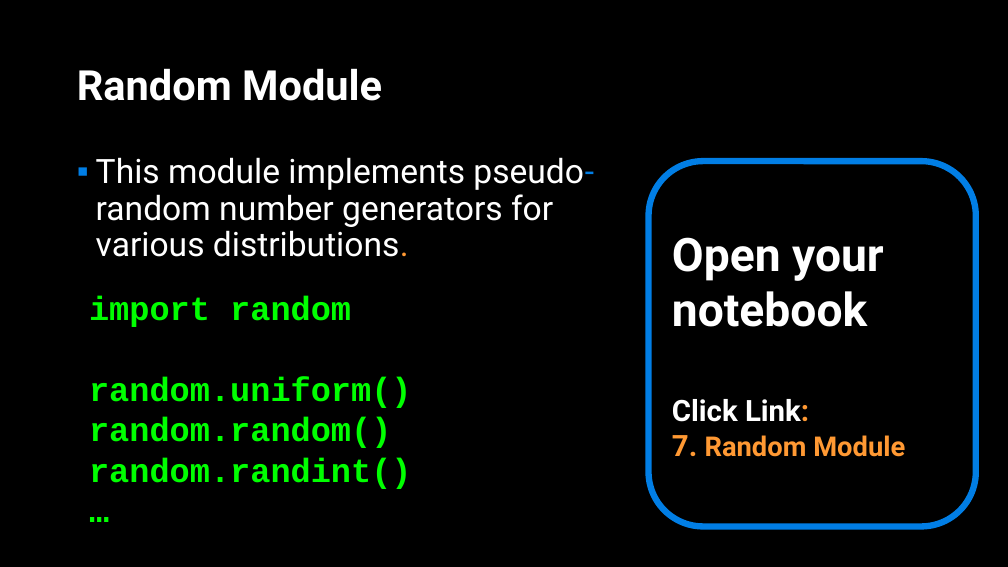
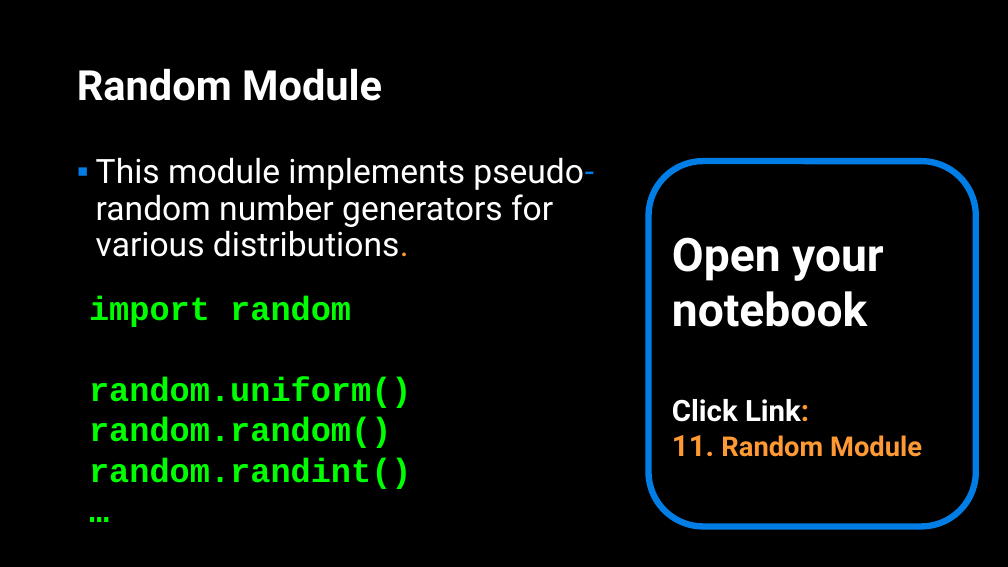
Before and after one commit to APS106/APS106-winter-2023-kinsella-goodfellow, a slide deck: slide 77 of lectures/week4/lecture1/slides/week4_lecture1.pptx (slide 28 before the commit). Drawn at 1008x567 pixels with LibreOffice and Linux fonts; fonts in the diff are those of the drawing; background and template pictures are left out. Boxes give left, top, right and bottom in pixels: in the first picture for what was removed or moved away, otherwise in the second. Text is boxed around its words. In the diff, an @@ line names an element or a change of style, - is before the commit and + after.

```diff
--- a/lectures/week4/lecture1/slides/week4_lecture1.pptx
+++ b/lectures/week4/lecture1/slides/week4_lecture1.pptx
@@ text in rounded rectangle at [672, 435, 922, 457]: text changed @@
-7. Random Module
+11. Random Module
```
Also in this commit, not shown: 17 other slides changed, 48 slides added, 7 slides removed, 11 other files.
